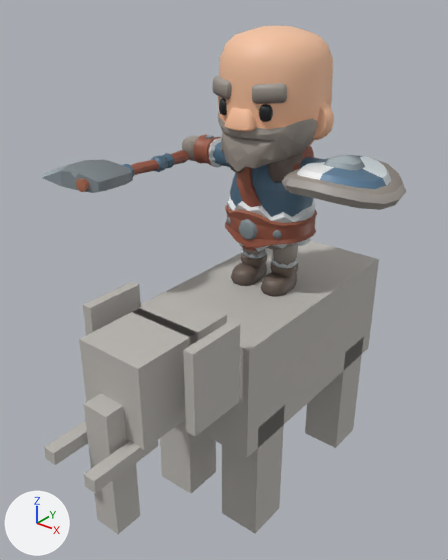
A saved change to the glTF model csharp/Unciv.Godot/Packs/units/models/unit/African Forest Elephant.glb.
One viewpoint serves both versions: a 50 mm camera at (0.667, -0.984, 1.04) aimed at (-0.024, -0.119, 0.504). Lighting does not change. The marker at lower left points along +X, +Y and +Z. The picture after the commit comes second. Where no turn or scale is listed for an object, it has been applied to the vertices. Vertices at exactly the same position are counted once.

The older version as bpy lines, for what is in view:
```python
ob_1h_axe = bpy.data.objects.new('1H_Axe', me_cube_12900)
ob_1h_axe.location = (-0.202, -0.094, 0.705)
ob_1h_axe.rotation_euler = (1.571, 0.0, 0.0)  # degrees (90, 0, 0)
ob_1h_axe.scale = (0.229, 0.229, 0.229)
ob_barbarian_armleft = bpy.data.objects.new('Barbarian_ArmLeft', me_cube_160)
ob_barbarian_armleft.location = (0.0, 0.0, 0.465)
ob_barbarian_armright = bpy.data.objects.new('Barbarian_ArmRight', me_cube_161)
ob_barbarian_armright.location = (0.0, 0.0, 0.465)
ob_barbarian_body = bpy.data.objects.new('Barbarian_Body', me_prototypepete_body_022)
ob_barbarian_body.location = (0.0, 0.0, 0.465)
ob_barbarian_head = bpy.data.objects.new('Barbarian_Head', me_cube_167)
ob_barbarian_head.location = (0.0, 0.0, 0.465)
ob_barbarian_legleft = bpy.data.objects.new('Barbarian_LegLeft', me_cube_165)
ob_barbarian_legleft.location = (0.0, 0.0, 0.465)
ob_barbarian_legright = bpy.data.objects.new('Barbarian_LegRight', me_cube_163)
ob_barbarian_legright.location = (0.0, 0.0, 0.465)
ob_barbarian_round_shield = bpy.data.objects.new('Barbarian_Round_Shield', me_cylinder_404)
ob_barbarian_round_shield.location = (0.202, -0.09, 0.741)
ob_barbarian_round_shield.rotation_euler = (-1.571, 0.0, -3.142)  # degrees (-90, 0, -180)
ob_barbarian_round_shield.scale = (0.229, 0.229, 0.229)
ob_horsemesh = bpy.data.objects.new('HorseMesh', me_horse)
ob_horsemesh.location = (0.0, 0.0, 0.0)
```
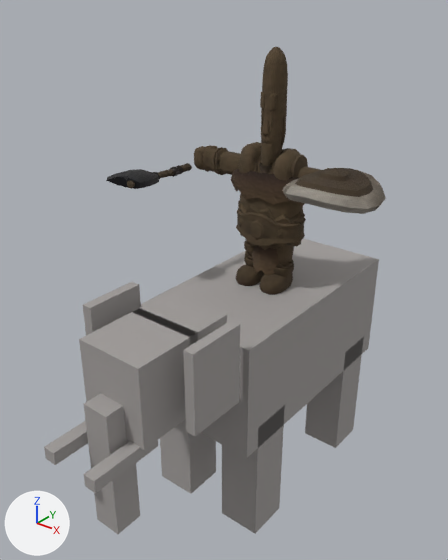
Diff of the bpy script that builds the scene:
```diff
--- a/csharp/Unciv.Godot/Packs/units/models/unit/African Forest Elephant.glb.py
+++ b/csharp/Unciv.Godot/Packs/units/models/unit/African Forest Elephant.glb.py
@@ mat_horse @@
 mat_horse = principled_material('Horse')
-mat_horse.base_color = (0.5, 0.48, 0.45)  # grey #bcb8b3
+mat_horse.base_color = (0.36, 0.34, 0.33)  # grey #a29e9b
 mat_horse.roughness = 1.0
@@ mat_teamcolor @@
 mat_teamcolor = bpy.data.materials.new('TeamColor')
-# nodes: BsdfPrincipled, OutputMaterial, TexImage
-# uses the picture img_barbarian_texture
+# nodes: BsdfPrincipled, Mix, NormalMap, OutputMaterial, TexImage x2, VertexColor
+# uses the picture img_image_8
+# uses the picture img_image_9
@@ mat_cloth @@
+mat_cloth = bpy.data.materials.new('Cloth')
+# uses the picture img_image_12
+# uses the picture img_image_13
@@ mat_iron @@
+mat_iron = bpy.data.materials.new('Iron')
+# uses the picture img_image_2
+# uses the picture img_image_3
@@ mat_fur @@
+mat_fur = bpy.data.materials.new('Fur')
+# uses the picture img_image_6
+# uses the picture img_image_7
@@ mat_leather @@
+mat_leather = bpy.data.materials.new('Leather')
+# uses the picture img_image_4
+# uses the picture img_image_5
@@ mat_hair @@
+mat_hair = bpy.data.materials.new('Hair')
+# uses the picture img_image_0
+# uses the picture img_image_1
@@ mat_wool @@
+mat_wool = bpy.data.materials.new('Wool')
+# uses the picture img_image_10
+# uses the picture img_image_11
@@ me_cylinder_404 @@
 me_cylinder_404.from_pydata(...)  # 151 vertices, 284 faces; spans x -0.441..0.441, y -0.187..0.145, z -0.441..0.441
 # used by ob_barbarian_round_shield; location = (0.202, -0.09, 0.741); rotation_euler = (-1.571, 0.0, -3.142), in degrees (-90, 0, -180); scale = (0.229, 0.229, 0.229)
+# me_cylinder_404 part 1: 284 kept faces spanning x -0.441..0.441, y -0.187..0.145, z -0.441..0.441 get new texture (UV) coordinates
+# me_cylinder_404 part 2: 146 faces spanning x -0.332..0.332, y -0.187..0.145, z -0.332..0.332 switch from mat_teamcolor (picture img_barbarian_texture) to mat_cloth
@@ me_cube_12900 @@
 me_cube_12900.from_pydata(...)  # 141 vertices, 274 faces; spans x -0.589..0.125, y -0.092..0.092, z -0.273..0.971
 # used by ob_1h_axe; location = (-0.202, -0.094, 0.705); rotation_euler = (1.571, 0.0, 0.0), in degrees (90, 0, 0); scale = (0.229, 0.229, 0.229)
+# me_cube_12900 part 3: 80 faces spanning x -0.086..0.061, y -0.054..0.054, z -0.273..0.917 switch from mat_teamcolor (picture img_barbarian_texture) to mat_cloth
+# me_cube_12900 part 4: 194 faces spanning x -0.589..0.125, y -0.092..0.092, z -0.085..0.971 switch from mat_teamcolor (picture img_barbarian_texture) to mat_iron
@@ ob_barbarian_armleft @@
-ob_barbarian_armleft = bpy.data.objects.new('Barbarian_ArmLeft', me_cube_160)
@@ ob_barbarian_armright @@
-ob_barbarian_armright = bpy.data.objects.new('Barbarian_ArmRight', me_cube_161)
@@ ob_barbarian_body @@
-ob_barbarian_body = bpy.data.objects.new('Barbarian_Body', me_prototypepete_body_022)
@@ ob_barbarian_head @@
-ob_barbarian_head = bpy.data.objects.new('Barbarian_Head', me_cube_167)
@@ ob_barbarian_legleft @@
-ob_barbarian_legleft = bpy.data.objects.new('Barbarian_LegLeft', me_cube_165)
@@ ob_barbarian_legright @@
-ob_barbarian_legright = bpy.data.objects.new('Barbarian_LegRight', me_cube_163)
@@ ob_barbarian_round_shield @@
 ob_barbarian_round_shield = bpy.data.objects.new('Barbarian_Round_Shield', me_cylinder_404)
-ob_barbarian_round_shield.location = (0.202, -0.09, 0.741)
+ob_barbarian_round_shield.location = (0.18, -0.079, 0.719)
 ob_barbarian_round_shield.rotation_euler = (-1.571, 0.0, -3.142)  # degrees (-90, 0, -180)
-ob_barbarian_round_shield.scale = (0.229, 0.229, 0.229)
+ob_barbarian_round_shield.scale = (0.196, 0.196, 0.196)
@@ ob_1h_axe @@
 ob_1h_axe = bpy.data.objects.new('1H_Axe', me_cube_12900)
-ob_1h_axe.location = (-0.202, -0.094, 0.705)
+ob_1h_axe.location = (-0.18, -0.08, 0.688)
 ob_1h_axe.rotation_euler = (1.571, 0.0, 0.0)  # degrees (90, 0, 0)
-ob_1h_axe.scale = (0.229, 0.229, 0.229)
+ob_1h_axe.scale = (0.138, 0.138, 0.138)
@@ ob_warrior @@
+ob_warrior = bpy.data.objects.new('Warrior', me_mesh_skinned)  # 2445 vertices, 4485 faces; spans x -0.195..0.195, y -0.056..0.051, z 0.0..0.465
+ob_warrior.location = (0.0, 0.0, 0.465)
```

Location of each change, [x1, y1, x2, y2] in pixels of the pictures (448 x 560 px):
'HorseMesh', recoloured: [44, 240, 379, 534] in both
'Barbarian_Head', deleted: before [212, 26, 334, 172]
'Warrior', added (brown): after [194, 47, 330, 295]
'Barbarian_Body', deleted: before [225, 153, 317, 252]
'Barbarian_Round_Shield', surface changed, moved, rescaled (17% narrower, 16% shorter): before [282, 155, 406, 210]; after [283, 168, 386, 214]
'1H_Axe', surface changed, moved, rescaled (41% narrower, 39% shorter): before [42, 150, 189, 193]; after [106, 163, 192, 189]
'Barbarian_LegLeft', deleted: before [261, 245, 298, 297]
'Barbarian_ArmRight', deleted: before [182, 134, 230, 168]
'Barbarian_LegRight', deleted: before [231, 246, 268, 286]
'Barbarian_ArmLeft', deleted: before [293, 146, 323, 170]
part 1 of me_cylinder_404, surface changed: before [282, 155, 406, 210]; after [283, 168, 386, 214]
part 2 of me_cylinder_404, recoloured: before [297, 155, 391, 189]; after [295, 168, 373, 197]
part 3 of me_cube_12900, recoloured: before [76, 150, 189, 192]; after [127, 163, 192, 188]
part 4 of me_cube_12900, recoloured: before [42, 153, 174, 193]; after [106, 165, 183, 189]
